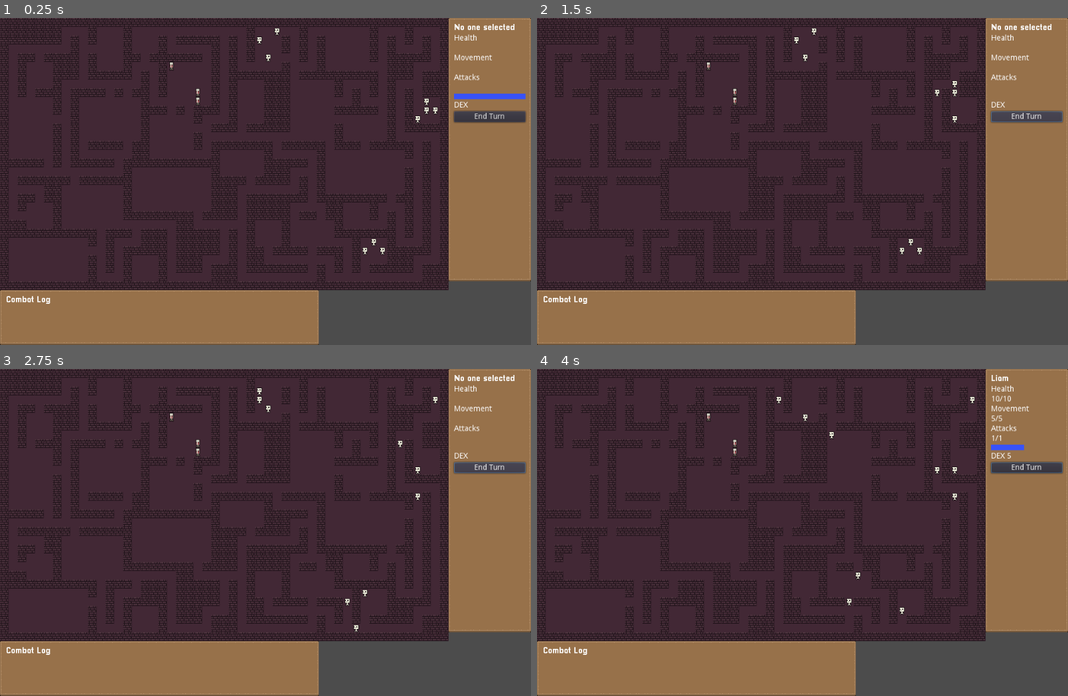
Above: before the commit, frames 1-4 (two rows, left to right).
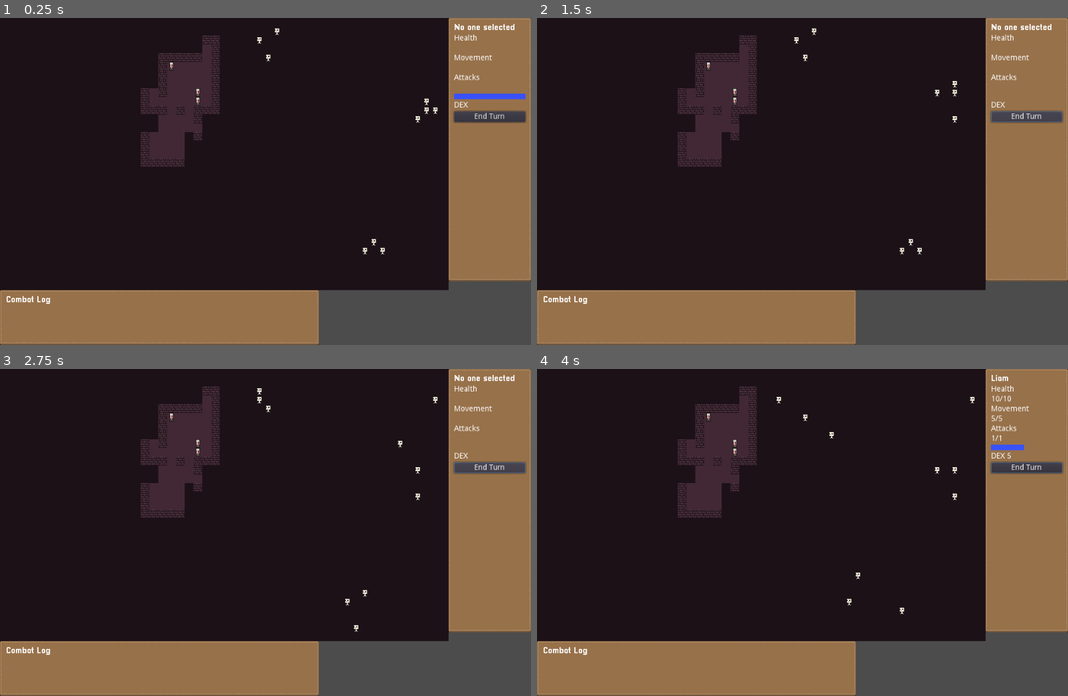
Above: after the commit, the same moments.

Repository: dyerw/ad-infernum
Game: Godot game, scene res://Game.tscn
Same seed, same stepped clock (60 frames per second), same inputs: the game is played once before the commit and once after it.
Inputs (mouse positions are in pixels of both pictures, inside the frame that each line leads up to):
- Up to frame 1 (0.25 s): no input
- Up to frame 2 (1.5 s): click "End Turn" at 0.5 s; click "End Turn" at 1.25 s
- Up to frame 3 (2.75 s): click "End Turn" at 2 s
- Up to frame 4 (4 s): move the mouse to (733, 454) at 2.77 s; click (733, 454) at 2.92 s; move the mouse to (706, 418) at 3.52 s; click (706, 418) at 3.67 s

The runs differ from the first frame. In frame 1, 53% of the frame differs, in the area x 0-85%, y 0-83%; in frame 2, 53%; in frame 3, 53%; in frame 4, 53%.

Commit message:
Fog of war worksgit add FogOfWar.gd !

Diff:
--- a/DungeonMap.gd
+++ b/DungeonMap.gd
@@ -1,20 +1,23 @@
 extends TileMap
 
 const MapGenUtil = preload("utils/MapGen.gd")
+
+const FLOOR_TILE = 33
+const WALL_TILE = 18
 
 # Called when the node enters the scene tree for the first time.
 func _ready():
 	pass
 
 func draw_map(map):
-	for x in range(0, map.size()):
-		for y in range(0, map[0].size()):
+	for x in range(map.size()):
+		for y in range(map[0].size()):
 			var tile
 			match map[x][y]:
 				MapGenUtil.Tiles.FLOOR:
-					tile = 33
+					tile = FLOOR_TILE
 				MapGenUtil.Tiles.WALL:
-					tile = 18
+					tile = WALL_TILE
 				MapGenUtil.Tiles.MARK:
 					tile = 1
 
--- /dev/null
+++ b/FogOfWar.gd
@@ -0,0 +1,175 @@
+extends TileMap
+
+onready var MapGenUtil = preload("res://utils/MapGen.gd")
+
+var previously_seen_tiles = []
+
+func _transform_octant(row: int, col: int, octant: int) -> Vector2:
+	match octant:
+		0: return Vector2(col, -row)
+		1: return Vector2(row, -col)
+		2: return Vector2(row, col)
+		3: return Vector2(col, row)
+		4: return Vector2(-col, row)
+		5: return Vector2(-row, col)
+		6: return Vector2(-row, -col)
+		7: return Vector2(-col, -row)
+	print("You fucked up in _transform_octant")
+	return Vector2(0, 0)
+
+func _get_tiles_in_octant(origin, max_distance):
+	var positions = []
+	for x in range(1, max_distance):
+		for y in range(x + 1):
+			var pos = Vector2(origin.x + y, origin.y - x)
+			positions.push_back(pos)
+	return positions
+
+# Shadow, Shadow -> bool
+func _shadow_contains(first: Vector2, second: Vector2) -> bool:
+	return first.x <= second.x and first.y >= second.y
+
+func _shadow_line_contains(line: Array, projection: Vector2) -> bool:
+	for shadow in line:
+		if _shadow_contains(shadow, projection):
+			return true
+	return false
+
+func _project_tile(row: int, col: int) -> Vector2:
+	var top_left = float(col) / (float(row) + 2.0)
+	var bottom_right = (float(col) + 1.0) / (float(row) + 1.0)
+	return Vector2(top_left, bottom_right)
+
+func _add_shadow_to_line(shadow: Vector2, line: Array) -> void:
+	var index = 0
+	while index < line.size():
+		if line[index].x >= shadow.x:
+			break
+		index += 1
+
+	var overlapping_previous
+	if index > 0 and line[index - 1].y > shadow.x:
+		overlapping_previous = line[index - 1]
+
+	var overlapping_next
+	if index < line.size() and line[index].x < shadow.y:
+		overlapping_next = line[index]
+
+	if overlapping_next:
+		if overlapping_previous:
+			var new_shadow = Vector2(overlapping_previous.x, overlapping_next.y)
+			overlapping_previous.y = overlapping_next.y
+			line.remove(index)
+			line.remove(index - 1)
+			line.insert(index - 1, new_shadow)
+		else:
+			var new_shadow = Vector2(shadow.x, overlapping_next.y)
+			line.remove(index)
+			line.insert(index, new_shadow)
+	else:
+		if overlapping_previous:
+			overlapping_previous.y = shadow.y
+			var new_shadow = Vector2(overlapping_previous.x, shadow.y)
+			line.remove(index - 1)
+			line.insert(index - 1, new_shadow)
+		else:
+			line.insert(index, shadow)
+
+func _line_is_full_shadow(line):
+	return line.size() == 1 and line[0].x == 0 and line[0].y == 1
+
+func _get_visble_tiles_from_positions(positions: Array, map) -> Array:
+	var visible_tiles = []
+	for pos in positions:
+		visible_tiles += _get_visible_tiles(pos, map)
+	return visible_tiles
+
+func _get_visible_tiles(pos: Vector2, map) -> Array:
+	var visible_tiles = [pos]
+
+	print("------")
+	for octant in range(8):
+		var shadow_line: Array = [] # :: Array Vector2
+		var full_shadow = false
+
+		for row in range(10000):
+			var transformed_pos = pos + _transform_octant(row, 0, octant)
+			if not MapGenUtil.is_in_bounds(transformed_pos, map):
+				print(transformed_pos)
+				break
+
+			for col in range(row + 1):
+				var _transformed_pos = pos + _transform_octant(row, col, octant)
+
+				if not MapGenUtil.is_in_bounds(_transformed_pos, map):
+					print(_transformed_pos)
+					break
+
+				if full_shadow:
+					continue
+				else:
+					var projection = _project_tile(row, col)
+
+					var is_visible = not _shadow_line_contains(shadow_line, projection)
+					if is_visible:
+						visible_tiles.push_back(_transformed_pos)
+
+					if is_visible and map[_transformed_pos.x][_transformed_pos.y] == MapGenUtil.Tiles.WALL:
+						_add_shadow_to_line(projection, shadow_line)
+						full_shadow = _line_is_full_shadow(shadow_line)
+
+	return visible_tiles
+
+
+func _line_intersects_tile(from: Vector2, to: Vector2, tile: Vector2) -> bool:
+	# Check if it hits the sides of a tile
+	if Geometry.segment_intersects_segment_2d(from, to, tile, Vector2(tile.x + 1, tile.y)):
+		return true
+	if Geometry.segment_intersects_segment_2d(from, to, tile, Vector2(tile.x + 1, tile.y + 1)):
+		return true
+	if Geometry.segment_intersects_segment_2d(from, to, tile, Vector2(tile.x, tile.y + 1)):
+		return true
+	return false
+
+func _tiles_visible_from_entity(map, entity, walls):
+	var visible_tiles = []
+
+	var entity_center_point = Vector2(entity.gridX + 0.5, entity.gridY + 0.5)
+	for x in map.size():
+		for y in map[x].size():
+			var p = Vector2(x + 0.5, y + 0.5)
+			var is_visible = true
+			for wall_tile in walls:
+				if not wall_tile == Vector2(x, y):
+					if _line_intersects_tile(entity_center_point, p, wall_tile):
+						is_visible = false
+			if is_visible:
+				visible_tiles.push_back(Vector2(x, y))
+	return visible_tiles
+
+func _get_tiles_visible_from_entities(map, entities):
+	var visible_tiles = []
+	var walls = []
+	for x in range(map.size()):
+		for y in range(map[x].size()):
+			if map[x][y] == MapGenUtil.Tiles.WALL:
+				walls.push_back(Vector2(x, y))
+	for entity in entities:
+		for tile in _tiles_visible_from_entity(map, entity, walls):
+			if not visible_tiles.has(tile):
+				visible_tiles.push_back(tile)
+	return visible_tiles
+
+func draw_fog_of_war(map, entities):
+	var positions = []
+	for e in entities:
+		positions.push_back(Vector2(e.gridX, e.gridY))
+
+	var visible_tiles = _get_visble_tiles_from_positions(positions, map)
+	previously_seen_tiles += visible_tiles
+	for x in range(map.size()):
+		for y in range(map[x].size()):
+			if not previously_seen_tiles.has(Vector2(x, y)):
+				set_cell(x, y, 116)
+			else:
+				set_cell(x, y, -1)
--- a/Game.gd
+++ b/Game.gd
@@ -25,6 +25,7 @@
 var _path_tile_indicators = []
 
 onready var DungeonMap = get_node("DungeonMap")
+onready var FogOfWar = get_node("FogOfWar")
 onready var Entity = preload("res://scenes/Entity.tscn")
 onready var EnemyEntity = preload("res://scenes/EnemyEntity.tscn")
 onready var TileIndicator = preload("res://scenes/TileIndicator.tscn")
@@ -170,6 +171,7 @@
 			var path = get_vector_path(Vector2(selected_entity.gridX, selected_entity.gridY), map_position)
 			user_input_blocked = true
 			yield(selected_entity.move_along_path(path, self), "completed")
+			FogOfWar.draw_fog_of_war(map, entities)
 			user_input_blocked = false
 			_deselect_entity()
 			delete_movement_path()
@@ -256,6 +258,7 @@
 
 	var map_gen = MapGenUtil.new()
 	map = map_gen.generate(map_width, map_height)
+
 	DungeonMap.draw_map(map)
 	_initialize_astar(map)
 
@@ -266,6 +269,8 @@
 		if Rand.one_in(5):
 			_place_enemy_units_in_room(room)
 
+	FogOfWar.draw_fog_of_war(map, entities)
+
 func kill_entity(entity):
 	unblock_pathing_to_point(Vector2(entity.gridX, entity.gridY))
 	remove_child(entity)
--- a/Game.tscn
+++ b/Game.tscn
@@ -1,10 +1,11 @@
-[gd_scene load_steps=6 format=2]
+[gd_scene load_steps=7 format=2]
 
 [ext_resource path="res://Game.gd" type="Script" id=1]
 [ext_resource path="res://dungeon.tsx" type="TileSet" id=2]
 [ext_resource path="res://DungeonMap.gd" type="Script" id=3]
-[ext_resource path="res://scenes/UnitDisplay.tscn" type="PackedScene" id=4]
-[ext_resource path="res://scenes/Log.tscn" type="PackedScene" id=5]
+[ext_resource path="res://FogOfWar.gd" type="Script" id=4]
+[ext_resource path="res://scenes/UnitDisplay.tscn" type="PackedScene" id=5]
+[ext_resource path="res://scenes/Log.tscn" type="PackedScene" id=6]
 
 [node name="Game" type="Node2D"]
 script = ExtResource( 1 )
@@ -16,12 +17,18 @@
 tile_data = PoolIntArray( 0, 33, 0, 1, 33, 0, 2, 33, 0, 3, 33, 0, 4, 33, 0, 5, 33, 0, 6, 33, 0, 7, 33, 0, 8, 33, 0, 9,  …(14826 unchanged characters)…
 script = ExtResource( 3 )
 
-[node name="UnitDisplay" parent="." instance=ExtResource( 4 )]
+[node name="FogOfWar" type="TileMap" parent="."]
+tile_set = ExtResource( 2 )
+cell_size = Vector2( 16, 16 )
+format = 1
+script = ExtResource( 4 )
+
+[node name="UnitDisplay" parent="." instance=ExtResource( 5 )]
 margin_left = 816.0
 margin_right = 816.0
 margin_bottom = 0.0
 
-[node name="Log" parent="." instance=ExtResource( 5 )]
+[node name="Log" parent="." instance=ExtResource( 6 )]
 margin_top = 496.0
 margin_right = 0.0
 margin_bottom = 496.0
--- a/utils/MapGen.gd
+++ b/utils/MapGen.gd
@@ -184,6 +184,7 @@
 		return
 
 	var area = _fill_area(width, height, Tiles.WALL)
+
 	for x in range(area.size()):
 		var region_column = []
 		for y in range(area.size()):
@@ -268,6 +269,9 @@
 	print(String(tile) + " tile has no movement point value!!!")
 	return -1
 
+static func is_in_bounds(pos, map) -> bool:
+	return pos.x >= 0 and pos.x < map.size() and pos.y >= 0 and pos.y < map[0].size()
+
 static func is_passable(tile) -> bool:
 	if tile == Tiles.FLOOR:
 		return true
